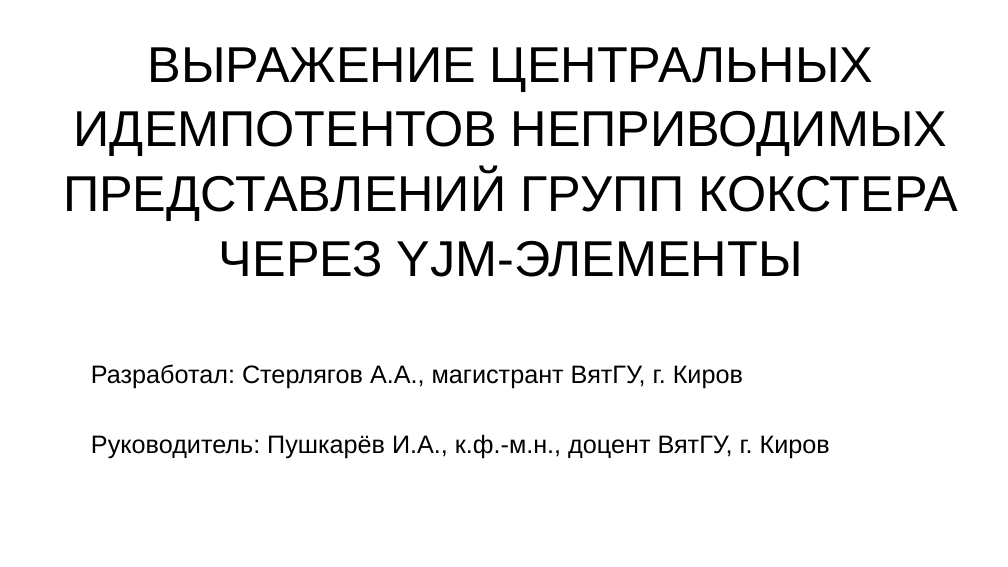
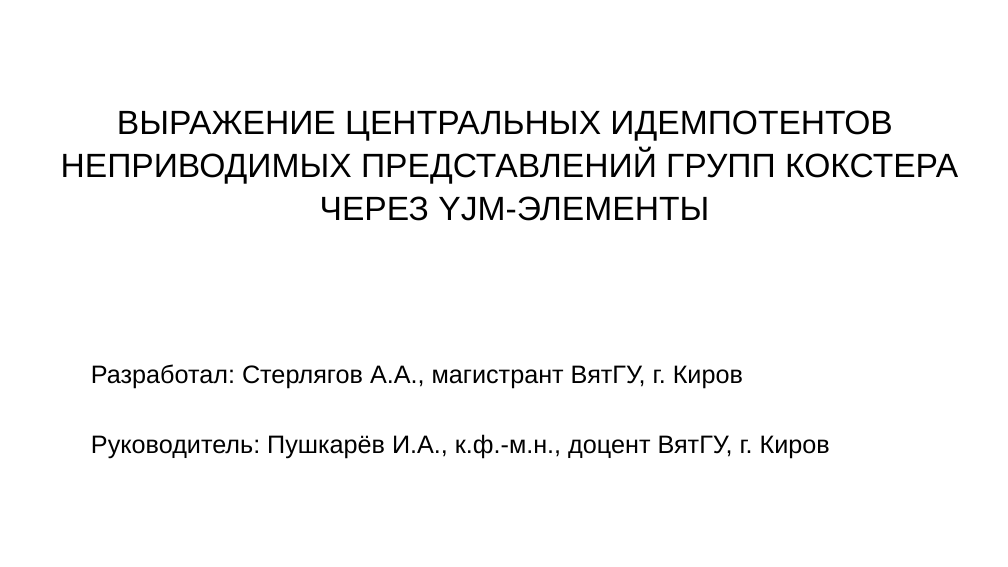
Before and after one commit to deathguard771/deathguard771, a slide deck: slide 1 of ПЗ/Sterlyagov_A_A.pptx. Drawn at 1008x567 pixels with LibreOffice and Linux fonts; fonts in the diff are those of the drawing. Boxes give left, top, right and bottom in pixels: in the first picture for what was removed or moved away, otherwise in the second. Text is boxed around its words. In the diff, an @@ line names an element or a change of style, - is before the commit and + after.

```diff
--- a/ПЗ/Sterlyagov_A_A.pptx
+++ b/ПЗ/Sterlyagov_A_A.pptx
@@ title "ВЫРАЖЕНИЕ ЦЕНТРАЛЬНЫХ ИДЕМПОТЕНТОВ НЕПРИВОДИМЫХ ПРЕДСТАВЛЕНИ ..." moved from (x1=63, y1=47, x2=958, y2=277) to (x1=61, y1=110, x2=958, y2=221) @@
@@ title "ВЫРАЖЕНИЕ ЦЕНТРАЛЬНЫХ ИДЕМПОТЕНТОВ НЕПРИВОДИМЫХ ПРЕДСТАВЛЕНИ ..." at (x1=61, y1=110, x2=958, y2=221): size 48 to 32 pt @@
```
Also in this commit, not shown: 7 other slides changed, 8 slides added, 1 slide removed, 7 other files.
